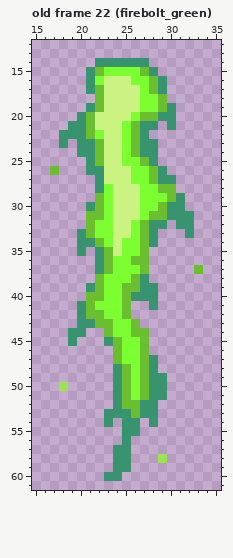
Edited in one commit: pixel-art file (Nevermore Unity Project/Assets/Art Assets/Alex/Projectile Effects/magiceffects.aseprite). That is the earlier state.
50x69 pixels, 38 frames. Shown: old frame 22 (firebolt_green): x 15..35, y 12..61. The commit also changed other frames, which this record leaves out.
Now the later version:
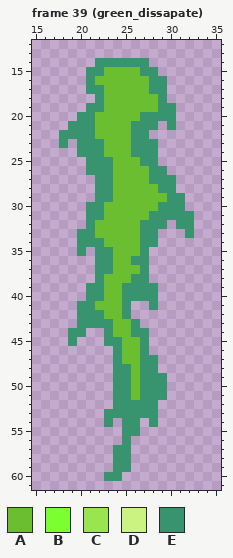
Palette (. is transparent): A #6abe30  B #7bff30  C #99e550  D #cbf382  E #37946e
A new or re-ordered frame is compared with the old frame closest to it.
The edit:
frames 38 -> 43
Changed rows in their new state; - is an unchanged pixel.
Frame 39 (green_dissapate) is new; against old frame 22 (firebolt_green), layer "magic":
first column x 17:
15 -----EAAAAE------
16 -----AAAAAAE-----
17 -----EAAAAAE-----
18 -----EAAAAAAE----
19 -----EAAAAAAE----
20 ----EAAAAAEE-----
21 ----EAAAAE-------
22 ----EAAAAE-------
23 -----EAAAE-------
24 -----EAAAE-------
25 -----EEAAAE------
26 .-----EAAAAE-----
27 ------EAAAAE-----
28 ------EAAAAAEE---
29 -----EEAAAAAAE---
30 -----EAAAAAAE----
31 ----EEAAAAAEE----
32 ----EAAAAAE------
33 ----EAAAAAE------
34 -----EAAAAE------
35 ------EAAAE------
36 ------EAAEE------
37 ------EAAAE-----.
38 -----EAAAE-------
39 -----EAAEE-------
40 ----EEAAE--------
41 ----EAAAE--------
42 ----EEAAE--------
43 -----EEAAE-------
44 ------EAAEE------
45 -------EAAE------
46 -------EAAE------
47 -------EAAE------
48 --------EAE------
49 --------EAE------
50 -.------EAE------
51 --------EAE------
52 --------EE-------
53 ---------E-------
first column x 29:
58 .
